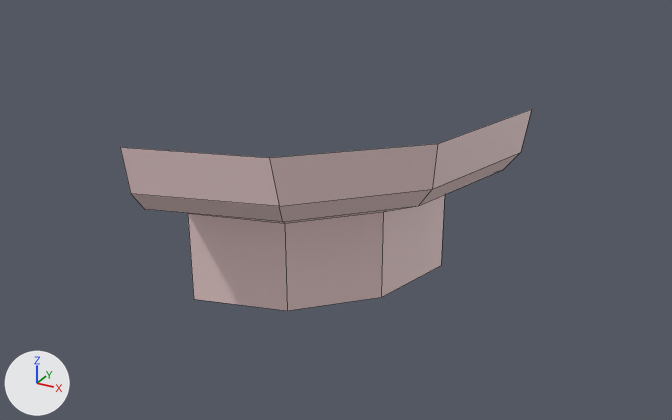
One commit to the FBX model Assets/models/environment/castle_tower_medium_endpiece_01.fbx: the scene before it, then after it.
One viewpoint serves both versions: a 50 mm camera at (11.1, -13.88, 9.75) aimed at (3.43, 0.08, 2.77). Every picture has the same lights, and +X, +Y and +Z are marked at lower left. Mesh edges are drawn as thin lines. Where no turn or scale is listed for an object, it has been applied to the vertices.

In view in the first picture: 'castle_tower_medium_endpiece_01'.
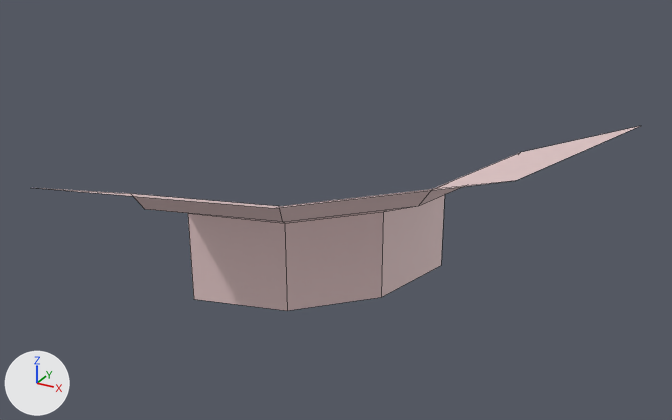
What differs and where, as boxes (x1, y1, x2, y2) in the pictures (672 x 420 px; the box of a moved part takes in the faces that stretch with it):
'castle_tower_medium_endpiece_01', reshaped (45% wider, 8% shorter): before (120, 109, 532, 311); after (41, 126, 640, 311)
part 1 of me_mesh, moved or reshaped: before (120, 109, 532, 206); after (41, 126, 640, 208)

Edits to the bpy script that builds the scene:
```text
Change me_mesh:
    where me_mesh.from_pydata(...)  # 20 vertices, 12 faces; spans x 0.0..5.81, y -1.8..4.01, z 0.0..4.01
    used by ob_castle_tower_medium_endpiece_01; location = (0.0, 0.0, 0.0)
    me_mesh part 1
    me_mesh.vertices[8].co: (0.0, -1.8, 4.01) -> (0.0, -3.99, 4.01)  # pixel (120, 147) -> not seen
    me_mesh.vertices[9].co: (2.66, -0.95, 4.01) -> (3.91, -2.79, 4.01)  # pixel (269, 157) -> not seen
    me_mesh.vertices[10].co: (4.96, 1.16, 4.01) -> (6.8, 0.1, 4.01)  # pixel (437, 143) -> pixel (515, 180)
    me_mesh.vertices[11].co: (5.81, 4.01, 4.01) -> (8.0, 4.01, 4.01)  # pixel (531, 109) -> pixel (641, 125)
```
